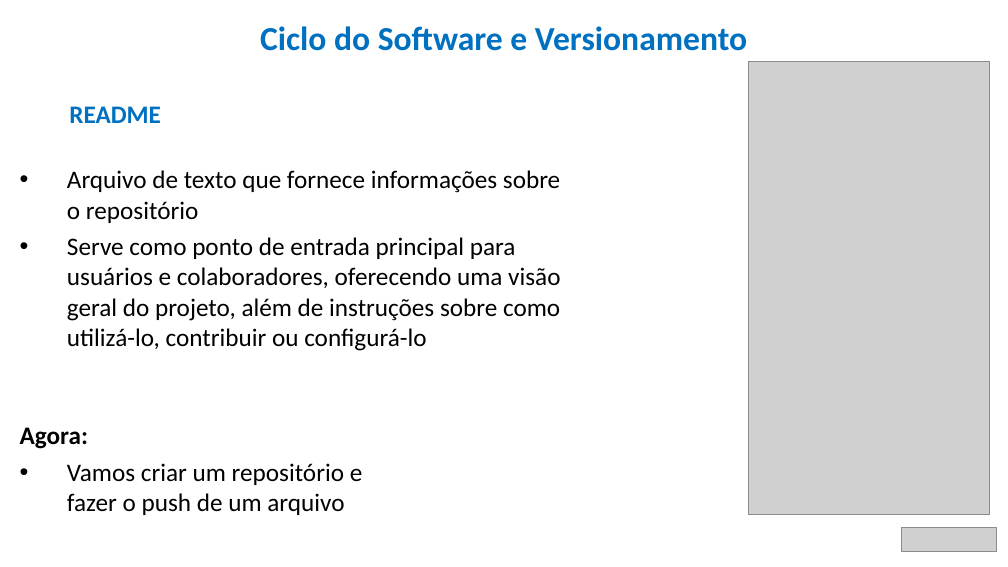
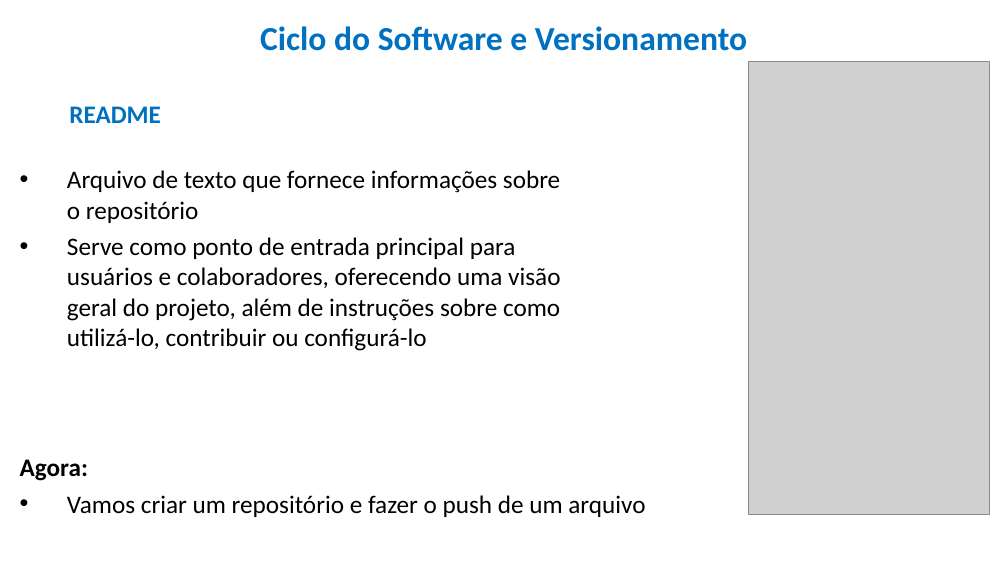
Before and after one commit to HenriqueDelegrego/ciclo-do-software-e-versionamento, a slide deck: slide 7 of 1) Ciclo do Software e Versionamento.pptx. Drawn at 1008x567 pixels with LibreOffice and Linux fonts; fonts in the diff are those of the drawing; grey boxes stand for pictures. Boxes give left, top, right and bottom in pixels: in the first picture for what was removed or moved away, otherwise in the second. Text is boxed around its words. In the diff, an @@ line names an element or a change of style, - is before the commit and + after.

```diff
--- a/1) Ciclo do Software e Versionamento.pptx
+++ b/1) Ciclo do Software e Versionamento.pptx
@@ text "Agora:" rewrapped from (20,427,363,515) to (20,459,645,517) @@
@@ picture removed at (901,527,997,551) @@
```
Also in this commit, not shown: 24 other slides changed, 1 slide added.
